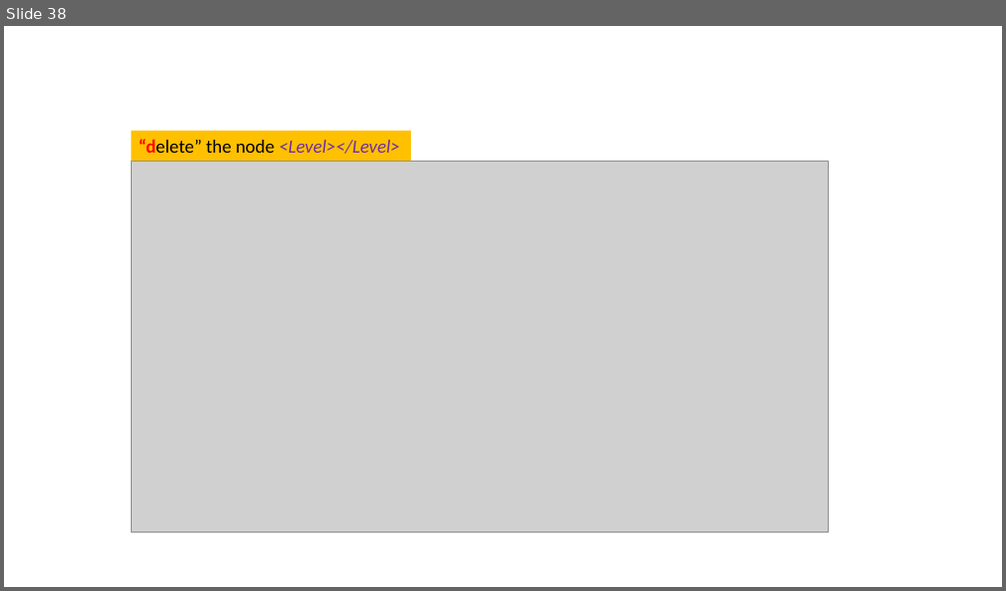
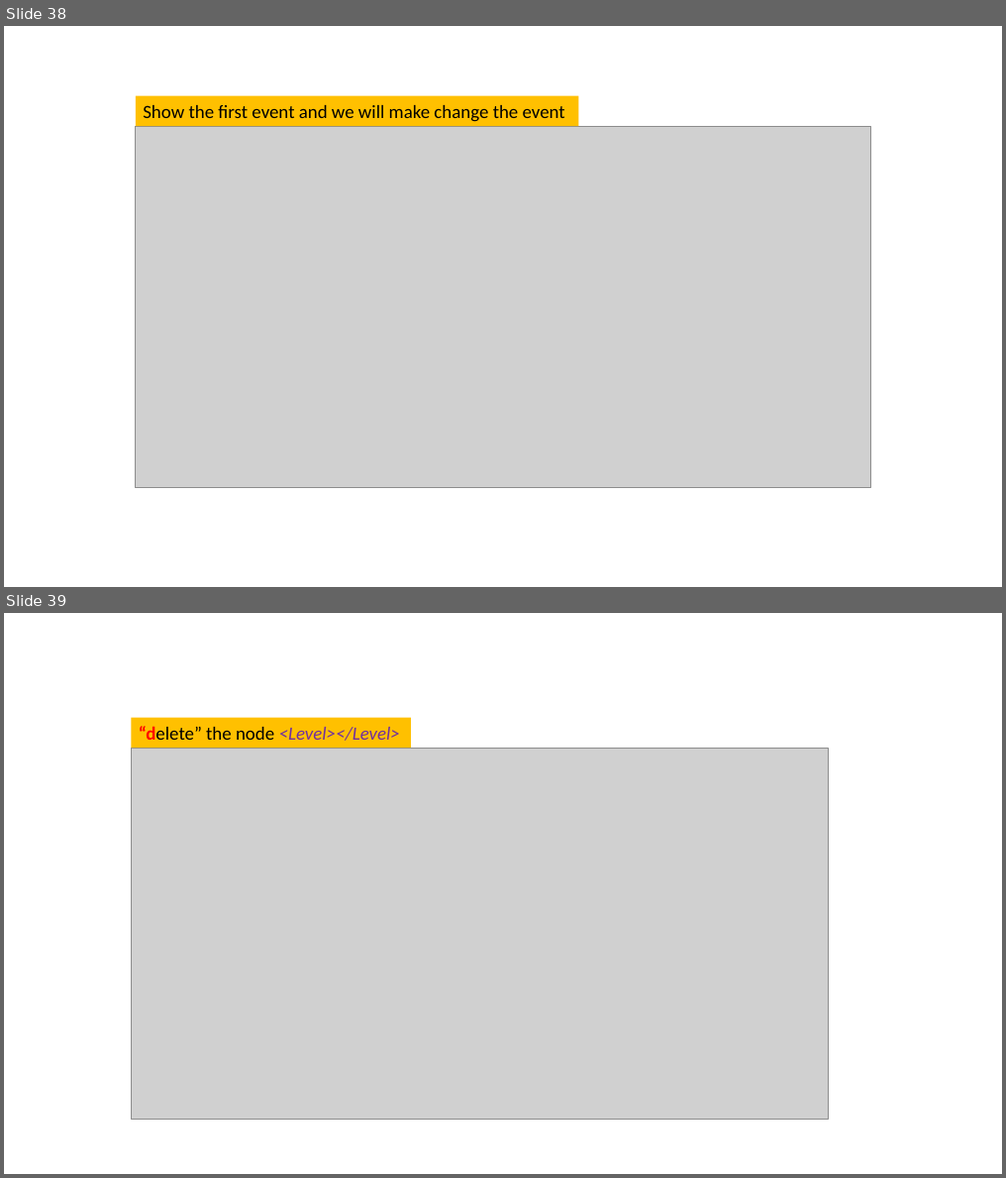
Before and after one commit to frankwxu/digital-forensics-lab, a slide deck: NIST_Data_Leakage_Case/NIST_Data_Leakage_02._WinEvt_XML.pptx. Shown one above the other, each under a label of ours: slide 38 before the commit, slides 38 and 39 after it. The pictures are 1006x591 and 1006x1178 pixels, drawn with LibreOffice and Linux fonts; fonts in the diff are those of the drawing; grey boxes stand for pictures; background and template pictures are left out. Boxes give left, top, right and bottom in pixels: in the first picture for what was removed or moved away, otherwise in the second. Text is boxed around its words. In the diff, an @@ line names an element or a change of style, - is before the commit and + after.

```diff
--- a/NIST_Data_Leakage_Case/NIST_Data_Leakage_02._WinEvt_XML.pptx
+++ b/NIST_Data_Leakage_Case/NIST_Data_Leakage_02._WinEvt_XML.pptx
@@ slide 38 added at <box>4,26,1002,587</box>, background #FFFFFF @@
@@ rectangle added at <box>136,95,579,126</box>, fill #FFC000, 18 pt, text #000000 @@
+Show the first event and we will make change the event
@@ picture added at <box>136,126,871,488</box> @@
@@ what was slide 38 is now slide 39 @@
```
Also in this commit, not shown: 4 slides changed, 1 other slide added, 1 slide removed, 1 other file.
